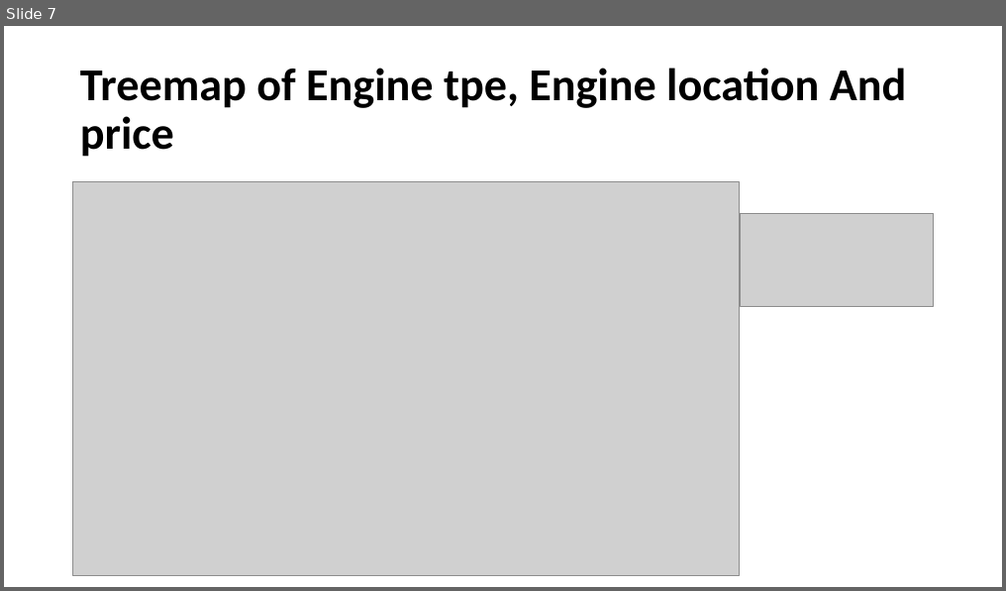
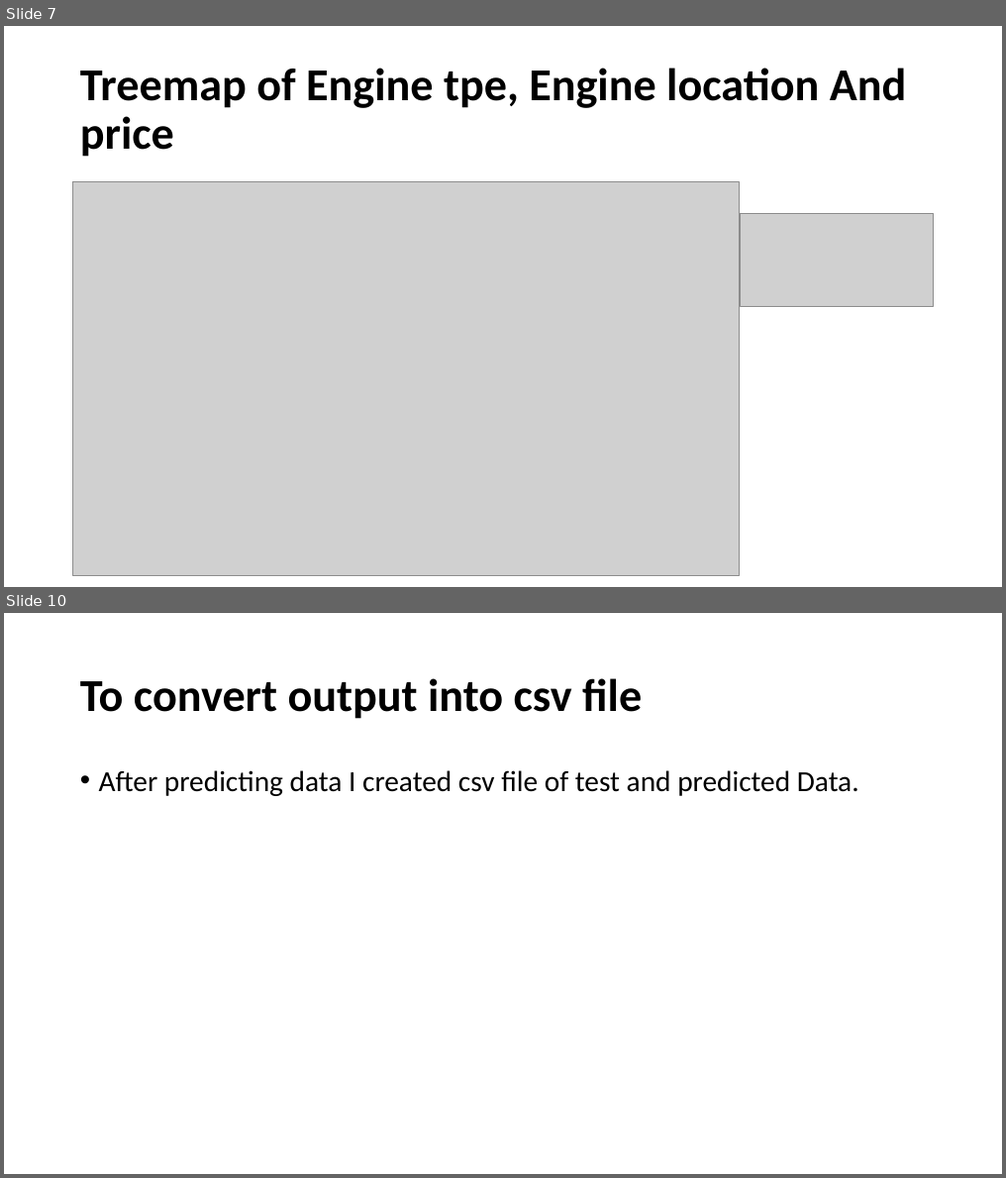
Before and after one commit to Chetangavali/Project, a slide deck: Prediction of Car Price.pptx. Shown one above the other, each under a label of ours: slide 7 before the commit, slides 7 and 10 after it; the slides between them are not shown. The pictures are 1006x591 and 1006x1178 pixels, drawn with LibreOffice and Linux fonts; fonts in the diff are those of the drawing; grey boxes stand for pictures. Boxes give left, top, right and bottom in pixels: in the first picture for what was removed or moved away, otherwise in the second. Text is boxed around its words. In the diff, an @@ line names an element or a change of style, - is before the commit and + after.

```diff
--- a/Prediction of Car Price.pptx
+++ b/Prediction of Car Price.pptx
@@ slide 10 added at (4, 613, 1002, 1174), background #FFFFFF @@
@@ title added at (80, 678, 642, 719), 44 pt, text #000000, bold @@
+To convert output into csv file
@@ text added at (99, 770, 859, 796), 28 pt, text #000000 @@
+• After predicting data I created csv file of test and predicted Data.
```
Also in this commit, not shown: 4 other slides added.
